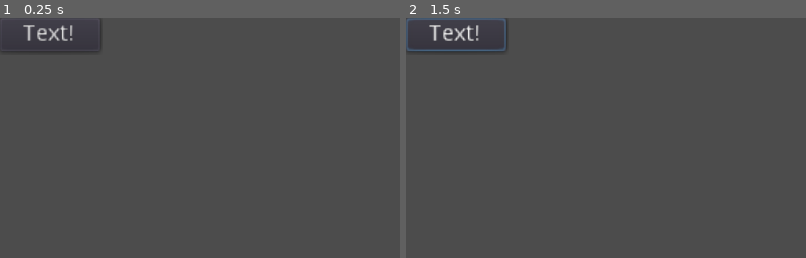
Above: before the commit, frames 1-2 (left to right).
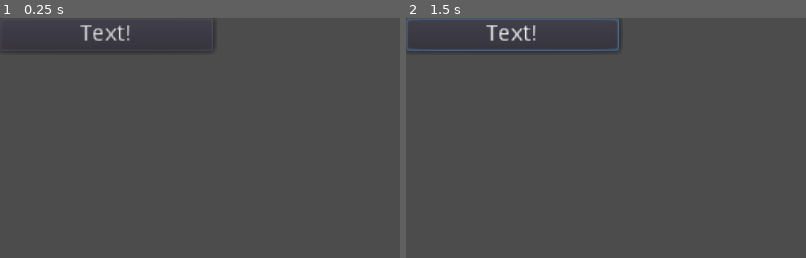
Above: after the commit, the same moments.

Repository: UHSGDC/Photographers-Hike
Game: Godot game, scene res://Dialog/AnswerButton.tscn
The game is run twice, just before and just after one commit, with the same random seed, the same clock (stepped at 60 frames per second) and the same inputs. This scene is started directly instead of the project's main scene.
Inputs (mouse positions are % of the whole screen's width and height, from its top left):
- Up to frame 1 (0.25 s): no input
- Up to frame 2 (1.5 s): click "Text!" at 0.5 s; tap Enter (ui_accept) at 1.25 s; move the mouse to (72, 45) at 1.27 s; hold D (right) from 1.28 s (still down); hold Ctrl (interact) from 1.28 s (still down); click (72, 45) at 1.42 s
The pictures show only the part of the screen within x 0-50%, y 0-50%; the shares and areas given below are measured in that part.

The runs differ from the first frame. In frame 1, 0.8% of the frame differs, in the area x 5-54%, y 2-15%; in frame 2, 1.3%, in the area x 5-54%, y 0-15%.

Commit message:
Changed Answer Container to grow upwards
Also fixed bug to make container buttons show proper text

Diff:
--- a/PhotographersHike/Dialog/AnswerButton.tscn
+++ b/PhotographersHike/Dialog/AnswerButton.tscn
@@ -1,7 +1,7 @@
 [gd_scene format=2]
 
 [node name="AnswerButton" type="Button"]
-margin_right = 60.0
+margin_right = 128.0
 margin_bottom = 20.0
 rect_min_size = Vector2( 60, 20 )
 size_flags_horizontal = 0
--- a/PhotographersHike/Dialog/AnswerContainer.gd
+++ b/PhotographersHike/Dialog/AnswerContainer.gd
@@ -5,11 +5,11 @@
 signal answer_selected(text)
 
 
-
 func init(answer_text_array: PoolStringArray) -> void:
 	for text in answer_text_array:
 		var answer_button: Button = answer_button_scene.instance()
 		add_child(answer_button)
+		answer_button.text = text
 		answer_button.connect("pressed", self, "_on_answer_selected", [text])
 
 
--- a/PhotographersHike/Dialog/AnswerContainer.tscn
+++ b/PhotographersHike/Dialog/AnswerContainer.tscn
@@ -1,10 +1,24 @@
 [gd_scene load_steps=3 format=2]
 
-[ext_resource path="res://Dialog/AnswerButton.tscn" type="PackedScene" id=1]
 [ext_resource path="res://Dialog/AnswerContainer.gd" type="Script" id=2]
 
+[sub_resource type="PackedScene" id=1]
+_bundled = {
+"conn_count": 0,
+"conns": PoolIntArray(  ),
+"editable_instances": [  ],
+"names": PoolStringArray( "AnswerButton", "Button", "margin_right", "margin_bottom", "rect_min_size", "size_flags_horizontal", "size_flags_vertical", "text" ),
+"node_count": 1,
+"node_paths": [  ],
+"nodes": PoolIntArray( -1, -1, 1, 0, -1, 6, 2, 0, 3, 1, 4, 2, 5, 3, 6, 4, 7, 5, 0 ),
+"variants": [ 60.0, 20.0, Vector2( 60, 20 ), 0, 4, "Text!" ],
+"version": 2
+}
+
 [node name="AnswerContainer" type="VBoxContainer"]
-margin_right = 88.0
-margin_bottom = 32.0
+margin_right = 60.0
+margin_bottom = 20.0
+grow_vertical = 0
+rect_min_size = Vector2( 60, 20 )
 script = ExtResource( 2 )
-answer_button_scene = ExtResource( 1 )
+answer_button_scene = SubResource( 1 )
